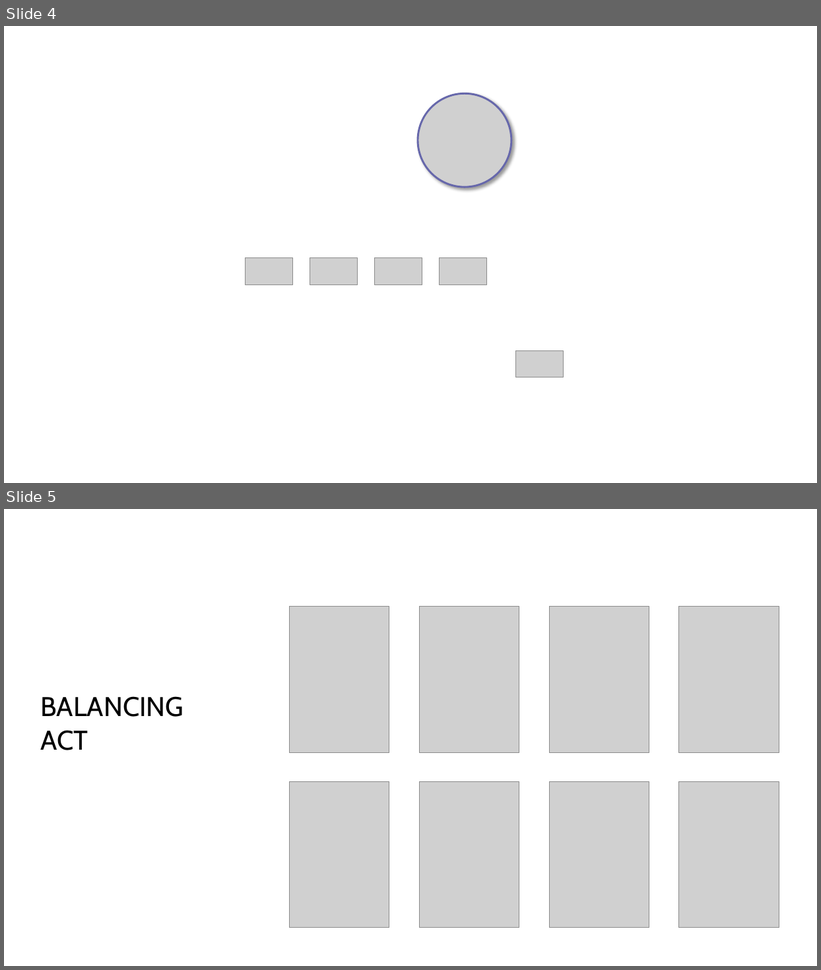
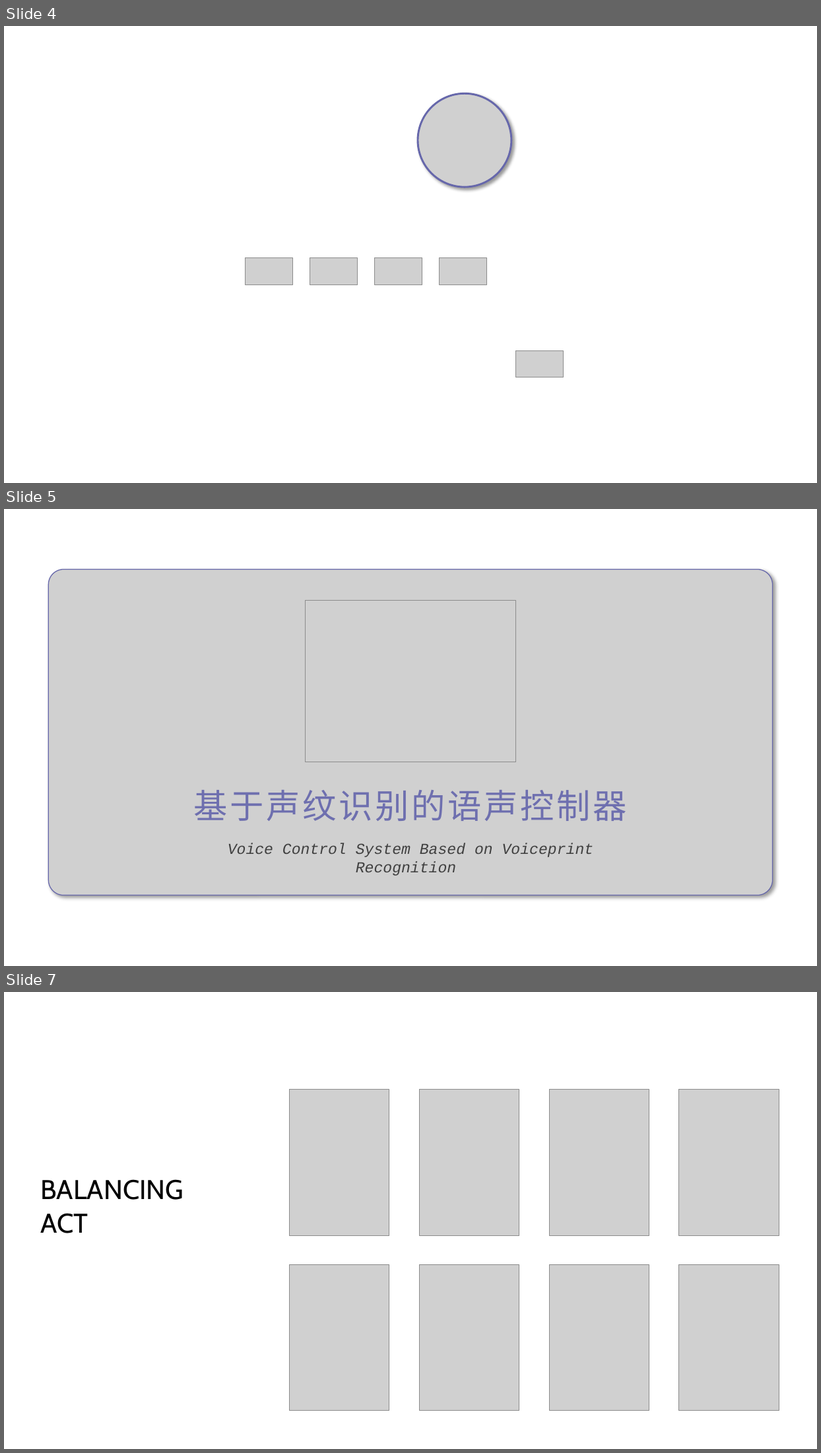
Before and after one commit to TheWayForward/Sonicredible, a slide deck: document/draft.pptx. Shown one above the other, each under a label of ours: slides 4 and 5 before the commit, slides 4, 5 and 7 after it; the slides between them are not shown. The pictures are 821x970 and 821x1453 pixels, drawn with LibreOffice and Linux fonts; fonts in the diff are those of the drawing; grey boxes stand for pictures; background and template pictures are left out. Boxes give left, top, right and bottom in pixels: in the first picture for what was removed or moved away, otherwise in the second. Text is boxed around its words. In the diff, an @@ line names an element or a change of style, - is before the commit and + after.

```diff
--- a/document/draft.pptx
+++ b/document/draft.pptx
@@ slide 5 added at [4,509,817,966], background picture (left out) @@
@@ picture added at [48,569,773,896] @@
@@ picture added at [306,601,516,762] @@
@@ text added at [193,790,627,821], 40 pt, text gradient #6E6FAF to #3A3B6A @@
+基于声纹识别的语声控制器
@@ text added at [228,844,594,876], 18 pt, text #404040, italic @@
+Voice Control System Based on Voiceprint Recognition
@@ what was slide 5 is now slide 7 @@
```
Also in this commit, not shown: 1 other slide added, 27 other files.
